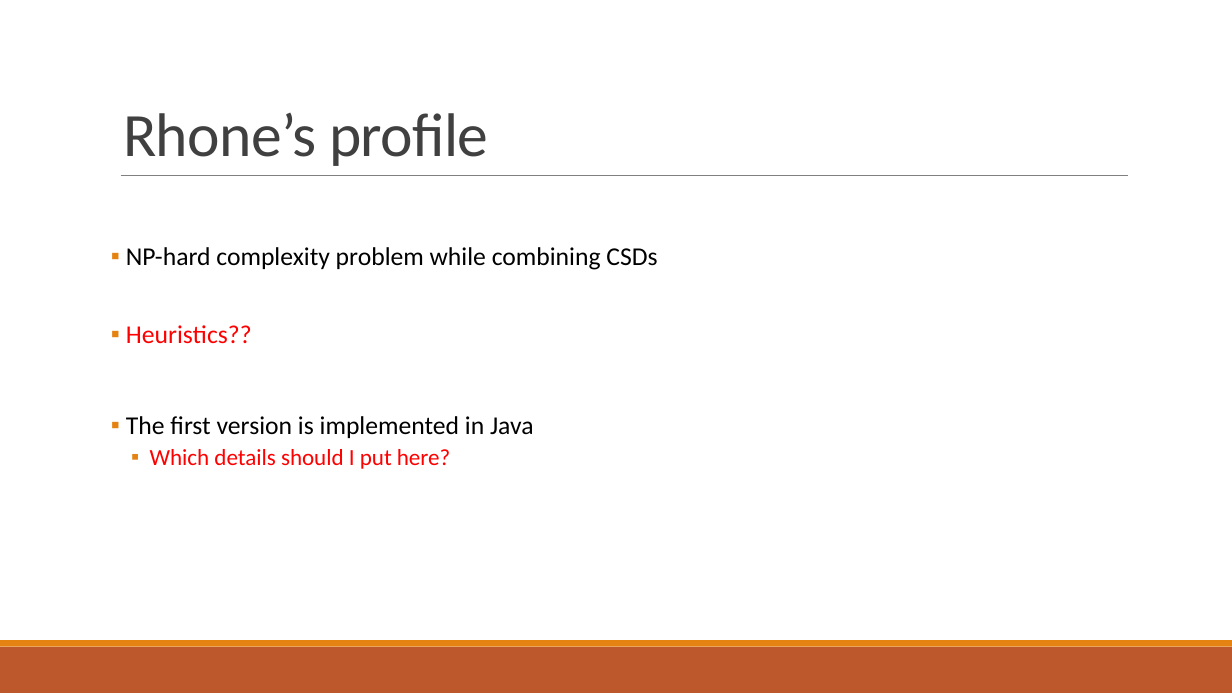
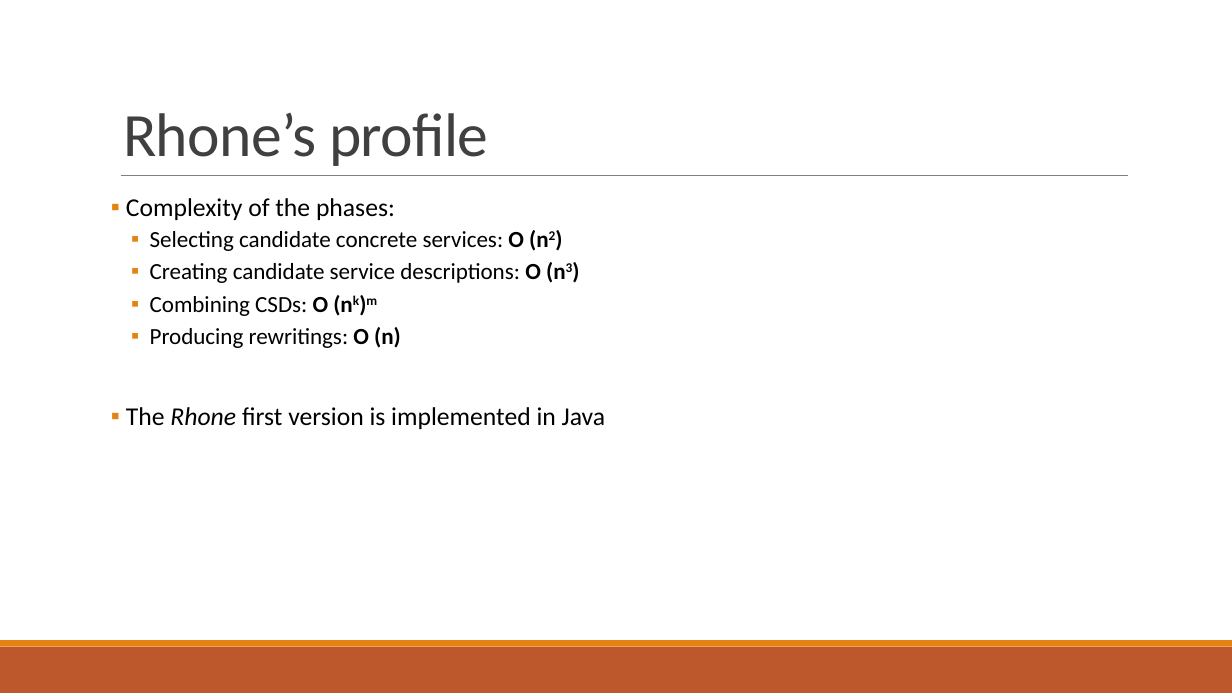
Before and after one commit to danielboni/DanielCarvalho-PhD, a slide deck: slide 25 of Presentations/ADBIS 2016/ADBIS-2016-Presentation.pptx. Drawn at 1232x693 pixels with LibreOffice and Linux fonts; fonts in the diff are those of the drawing. Boxes give left, top, right and bottom in pixels: in the first picture for what was removed or moved away, otherwise in the second. Text is boxed around its words. In the diff, an @@ line names an element or a change of style, - is before the commit and + after.

```diff
--- a/Presentations/ADBIS 2016/ADBIS-2016-Presentation.pptx
+++ b/Presentations/ADBIS 2016/ADBIS-2016-Presentation.pptx
@@ text at bbox=[126, 198, 606, 429]: text changed; size 15 to 13.5 pt @@
-▪ NP-hard complexity problem while combining CSDs
-▪ Heuristics??
-▪ The first version is implemented in Java
-  ▪ Which details should I put here?
+▪ Complexity of the phases:
+  ▪ Selecting candidate concrete services: O (n2)
+  ▪ Creating candidate service descriptions: O (n3)
+  ▪ Combining CSDs: O (nk)m
+  ▪ Producing rewritings: O (n)
+▪ The Rhone first version is implemented in Java
```
Also in this commit, not shown: 5 other slides changed.
